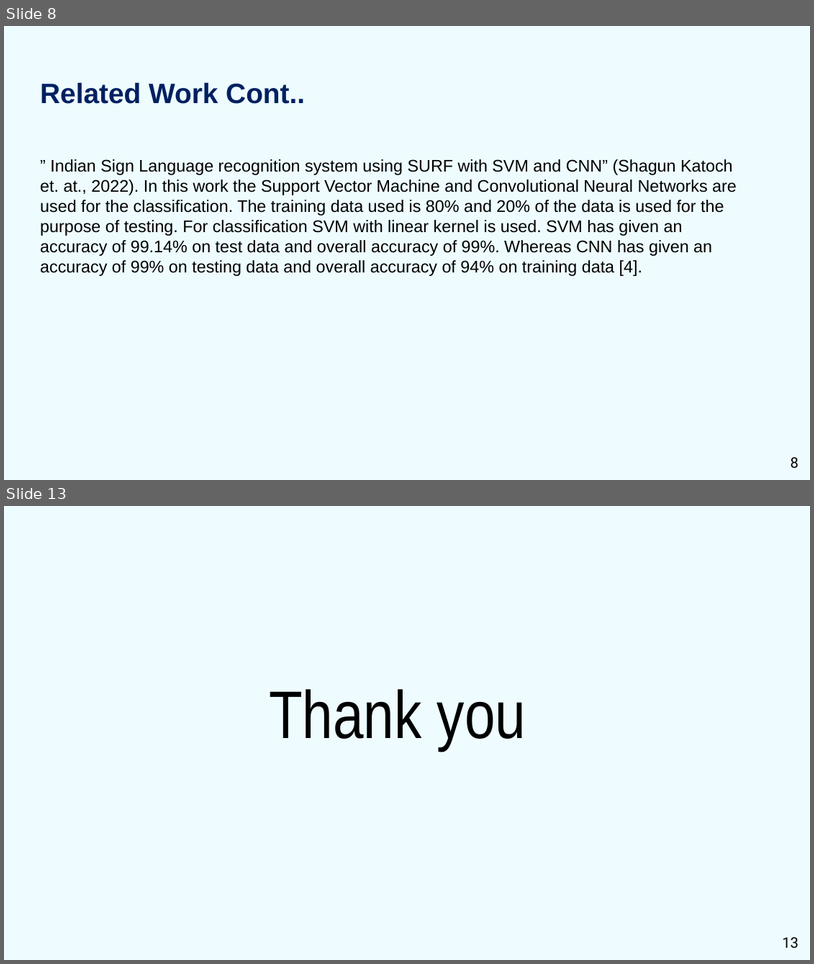
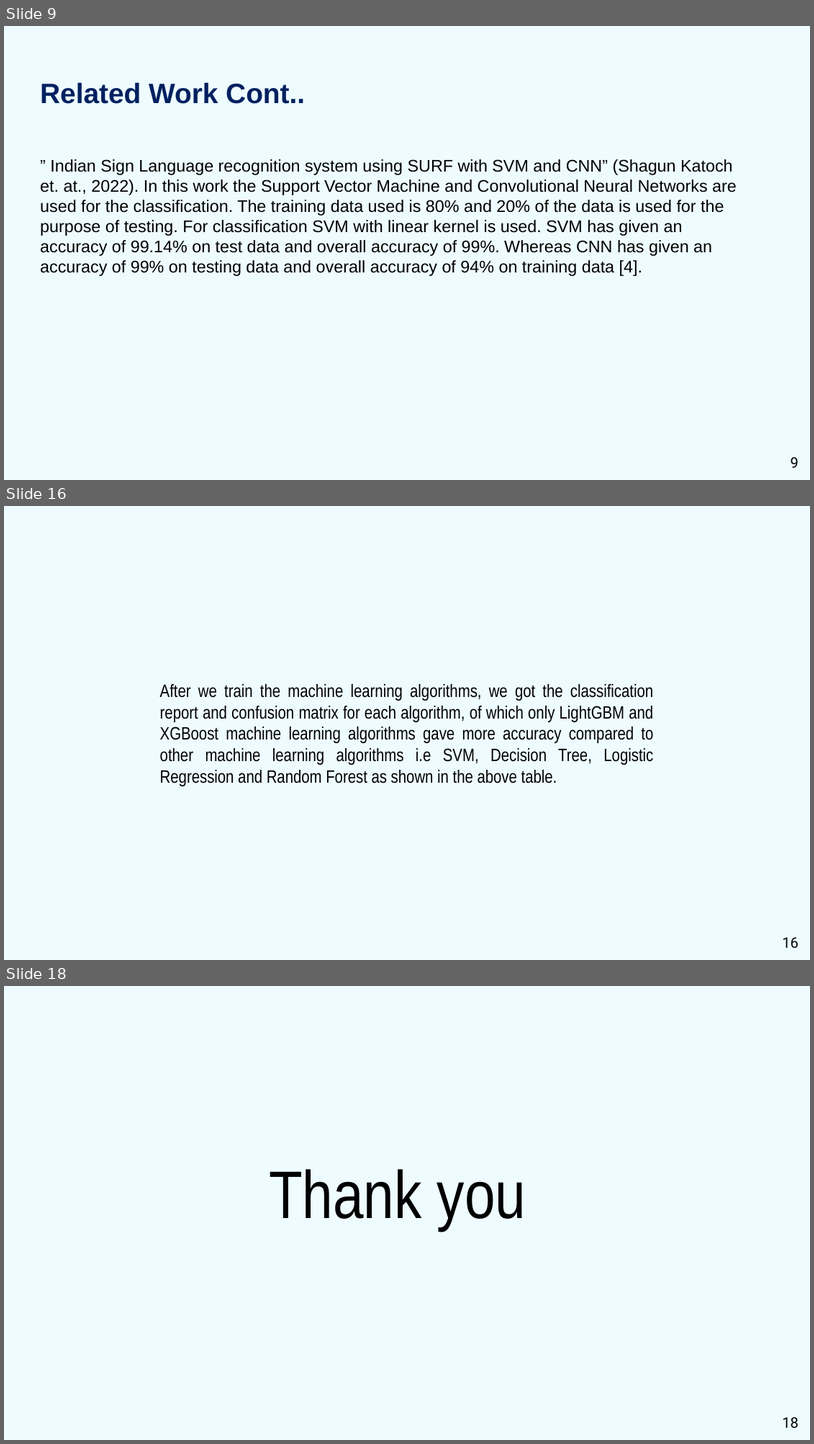
Before and after one commit to Sasank09/CS5710_13469, a slide deck: Sign Language for Alphabets/SLRS_PPT.pptx. Shown one above the other, each under a label of ours: slides 8 and 13 before the commit, slides 9, 16 and 18 after it; the slides between them are not shown. The pictures are 814x964 and 814x1444 pixels, drawn with LibreOffice and Linux fonts; fonts in the diff are those of the drawing. Boxes give left, top, right and bottom in pixels: in the first picture for what was removed or moved away, otherwise in the second. Text is boxed around its words. In the diff, an @@ line names an element or a change of style, - is before the commit and + after.

```diff
--- a/Sign Language for Alphabets/SLRS_PPT.pptx
+++ b/Sign Language for Alphabets/SLRS_PPT.pptx
@@ slide 16 added at (4, 506, 810, 960), background #EEFCFF @@
@@ title added at (160, 684, 653, 786), 16 pt, text #000000 @@
+After we train the machine learning algorithms, we got the classification report and confusion matrix for each algorithm, of which only LightGBM and XGBoost machine learning algorithms gave more accuracy compared to other machine learning algorithms i.e SVM, Decision Tree, Logistic Regression and Random Forest as shown in the above table.
@@ page number added at (782, 937, 799, 948), 13 pt, text #000000 @@
+16
@@ what was slide 8 is now slide 9 @@
@@ page number at (791, 457, 799, 467): text changed @@
-8
+9
@@ what was slide 13 is now slide 18 @@
@@ page number at (782, 1417, 799, 1428): text changed @@
-13
+18
```
Also in this commit, not shown: 6 slides changed, 5 other slides added, 1 slide removed.
